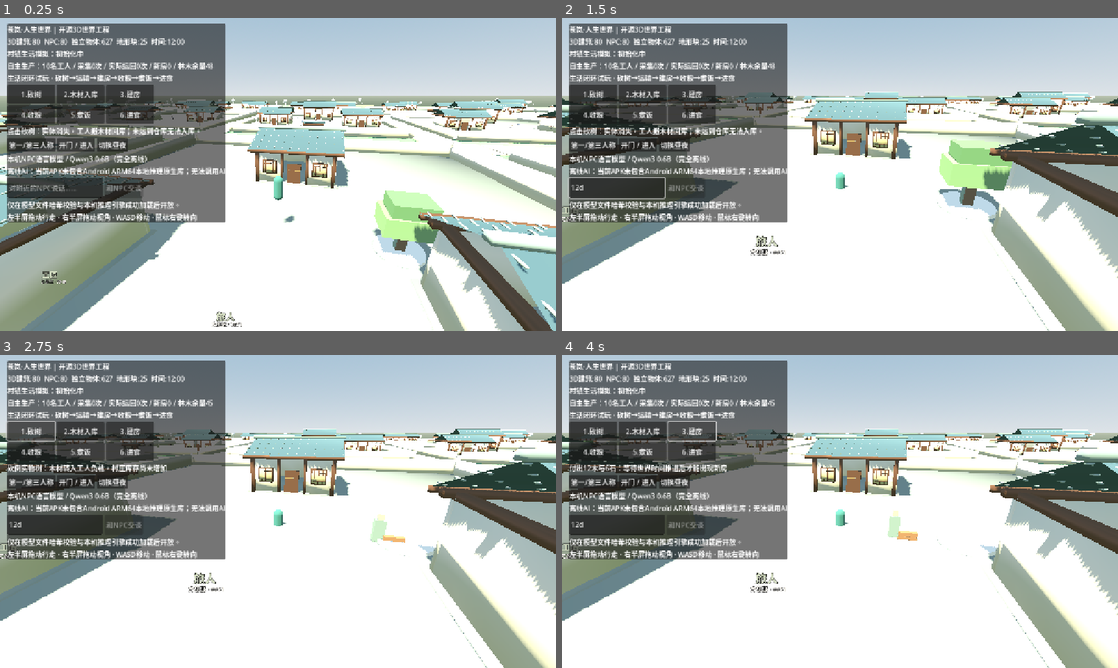
Above: before the commit, frames 1-4 (two rows, left to right).
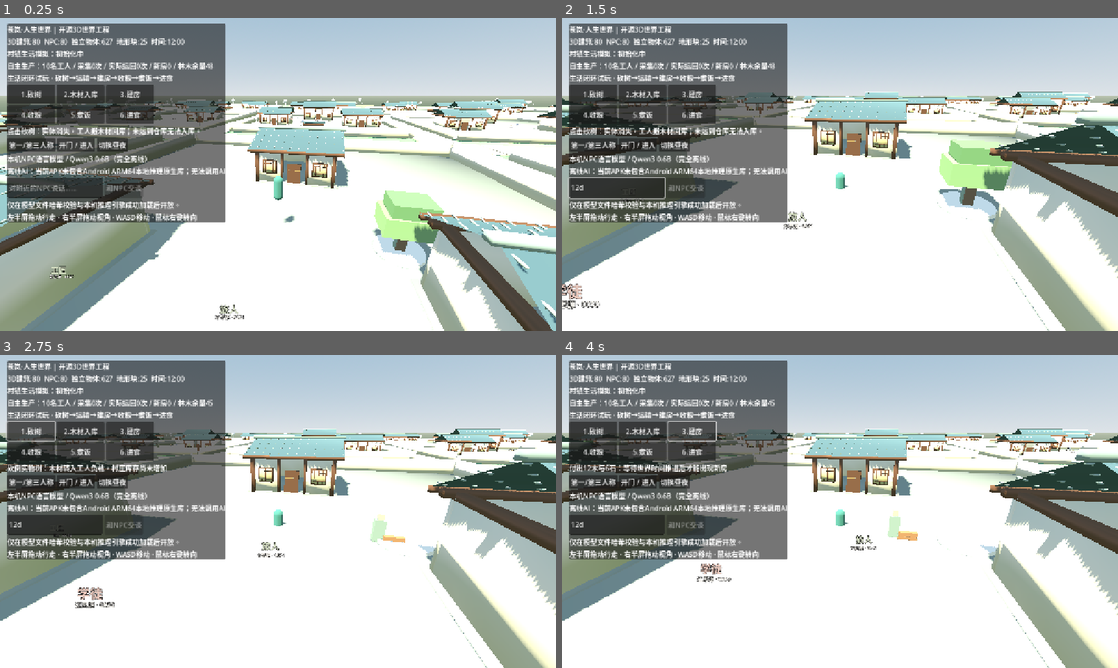
Above: after the commit, the same moments.

Repository: 160701541-cell/xinyanshuo
Game: Godot game, scene res://scenes/main.tscn
Two runs of this game, one before a commit and one after it. Both use one fixed random seed, a clock stepped at 60 frames per second and the inputs below.
Inputs (mouse positions are in pixels of both pictures, inside the frame that each line leads up to):
- Up to frame 1 (0.25 s): no input
- Up to frame 2 (1.5 s): click (617, 187) at 0.52 s; type "12" at 0.6 s; move the mouse to (962, 158) at 1.27 s; hold D from 1.28 s (still down); hold Shift from 1.28 s (still down); click (962, 158) at 1.42 s
- Up to frame 3 (2.75 s): release D at 2 s; release Shift at 2 s; click "1.砍树" at 2 s
- Up to frame 4 (4 s): click "2.木材入库" at 2.75 s; click "3.建房" at 3.5 s

The runs differ from the first frame. In frame 1, 0.4% of the frame differs, in the area x 7-100%, y 28-99%; in frame 2, 0.6%; in frame 3, 0.6%, in the area x 0-97%, y 26-81%; in frame 4, 0.5%.
Error before the commit: Invalid assignment of property or key 'visible' with value of type 'bool' on a base object of type 'Nil'. (res://scripts/npc_agent.gd:170)

Commit message:
fix(text-NPC): retain 3D movement without animation meshes, provide independent per-person UI status and selection events

Diff:
--- a/game-source/godot3d/scripts/npc_agent.gd
+++ b/game-source/godot3d/scripts/npc_agent.gd
@@ -167,7 +167,10 @@
 		return
 	var proximity: float = global_position.distance_to(_observer.global_position)
 	# Render/activity LOD: citizens are IDs even when not visually instantiated.
-	_body_visual.visible = proximity < 65.0
+	if _body_visual != null:
+		_body_visual.visible = proximity < 65.0
+	if text_marker!=null:
+		text_marker.visible = proximity < 85.0
 	if proximity > 190.0 and not _externally_assigned_job:
 		set_process(false)
 		return
@@ -189,20 +192,41 @@
 		_walk_clock += delta * 6.7
 		if _generated_role_visual != null:
 			_generated_role_visual.position.y = absf(sin(_walk_clock))*0.035
-		_left_leg.rotation.x = sin(_walk_clock)*0.42
-		_right_leg.rotation.x = -sin(_walk_clock)*0.42
-		_left_arm.rotation.x = -sin(_walk_clock)*0.35
-		_right_arm.rotation.x = sin(_walk_clock)*0.35
+		if _left_leg != null:
+			_left_leg.rotation.x = sin(_walk_clock)*0.42
+		if _right_leg != null:
+			_right_leg.rotation.x = -sin(_walk_clock)*0.42
+		if _left_arm != null:
+			_left_arm.rotation.x = -sin(_walk_clock)*0.35
+		if _right_arm != null:
+			_right_arm.rotation.x = sin(_walk_clock)*0.35
 		_citizen_state["task"] = "rest_home" if _is_resting else "walking"
 	else:
-		_left_leg.rotation.x = lerpf(_left_leg.rotation.x,0,delta*5)
-		_right_leg.rotation.x = lerpf(_right_leg.rotation.x,0,delta*5)
-		_left_arm.rotation.x = lerpf(_left_arm.rotation.x,0,delta*5)
-		_right_arm.rotation.x = lerpf(_right_arm.rotation.x,0,delta*5)
+		if _left_leg != null:
+			_left_leg.rotation.x = lerpf(_left_leg.rotation.x,0,delta*5)
+		if _right_leg != null:
+			_right_leg.rotation.x = lerpf(_right_leg.rotation.x,0,delta*5)
+		if _left_arm != null:
+			_left_arm.rotation.x = lerpf(_left_arm.rotation.x,0,delta*5)
+		if _right_arm != null:
+			_right_arm.rotation.x = lerpf(_right_arm.rotation.x,0,delta*5)
 		if _generated_role_visual != null:
 			_generated_role_visual.position.y = lerpf(_generated_role_visual.position.y,0.0,clampf(delta*6,0.0,1.0))
 		_citizen_state["task"] = "resting" if _is_resting else "waiting"
 	position.y = float(rules.call("height_at",position.x,position.z))
+
+func _notify_inspect(code: String) -> void:
+	inspection_requested.emit(code)
+
+func refresh_text_status(person_state: Dictionary) -> void:
+	sim_profile = person_state.duplicate(true)
+	if text_marker!=null:
+		text_marker.call("set_status",String(person_state.get("schedule","idle")),
+			int(person_state.get("hunger",0)),int(person_state.get("energy",100)))
+
+func select_text_marker(is_target: bool) -> void:
+	if text_marker!=null:
+		text_marker.call("mark_selected",is_target)
 
 func assign_work_destination(location: Vector3) -> void:
 	_external_job_destination = location
@@ -234,4 +258,5 @@
 func status() -> Dictionary:
 	return {"id":entity_id,"profession":profession,"home":[home.x,home.y,home.z],
 			"goal":_citizen_state["goal"],"task":_citizen_state["task"],
-			"art_status":String(get_meta("art_status","PROCEDURAL_HUMANOID_PLACEHOLDER"))}
+			"art_status":String(get_meta("art_status","PROCEDURAL_HUMANOID_PLACEHOLDER")),
+			"display_name":civilian_name,"sim_profile":sim_profile.duplicate(true)}
